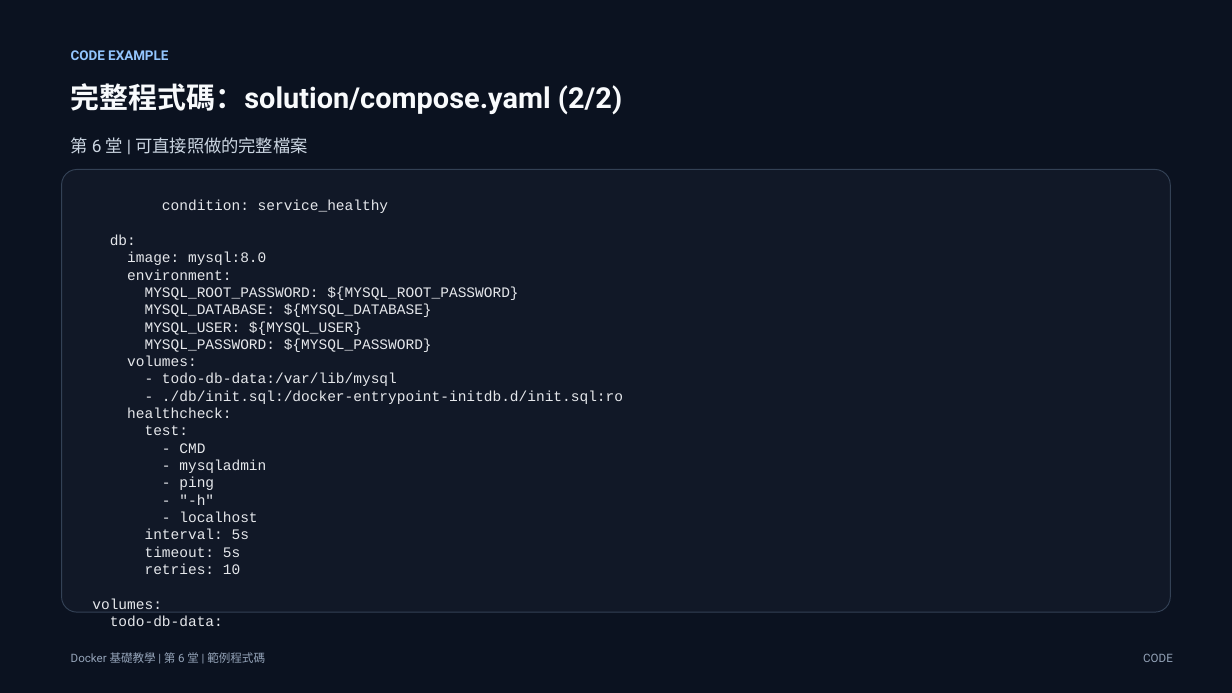
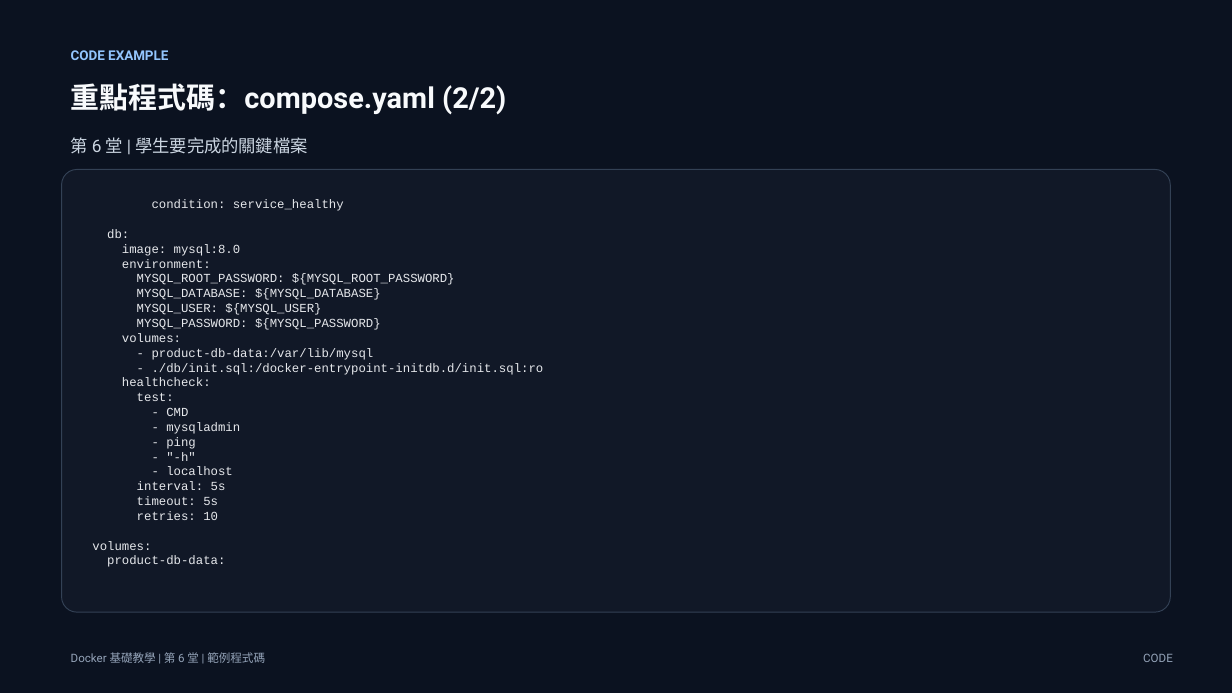
Before and after one commit to lalalalaluk/docker-practice, a slide deck: slide 13 of slides/docker-session6-fullstack-todo.pptx (slide 38 before the commit). Drawn at 1232x693 pixels with LibreOffice and Linux fonts; fonts in the diff are those of the drawing. Boxes give left, top, right and bottom in pixels: in the first picture for what was removed or moved away, otherwise in the second. Text is boxed around its words. In the diff, an @@ line names an element or a change of style, - is before the commit and + after.

```diff
--- a/slides/docker-session6-fullstack-todo.pptx
+++ b/slides/docker-session6-fullstack-todo.pptx
@@ text at <box>71,83,506,115</box>: text changed @@
-完整程式碼：solution/compose.yaml (2/2)
+重點程式碼：compose.yaml (2/2)
@@ text at <box>71,137,307,154</box>: text changed @@
-第 6 堂 | 可直接照做的完整檔案
+第 6 堂 | 學生要完成的關鍵檔案
@@ text at <box>92,199,544,550</box>: size 11.2 to 9.7 pt in "condition: service_healthy", "db:", "image: mysql:8.0", "environment:" and 17 more places @@
@@ text at <box>152,348,374,360</box>: text changed; size 11.2 to 9.7 pt @@
-- todo-db-data:/var/lib/mysql
+- product-db-data:/var/lib/mysql
@@ text at <box>107,556,225,567</box>: text changed; size 11.2 to 9.7 pt @@
-todo-db-data:
+product-db-data:
```
Also in this commit, not shown: 13 other slides changed, 8 slides added, 31 slides removed, 36 other files.
